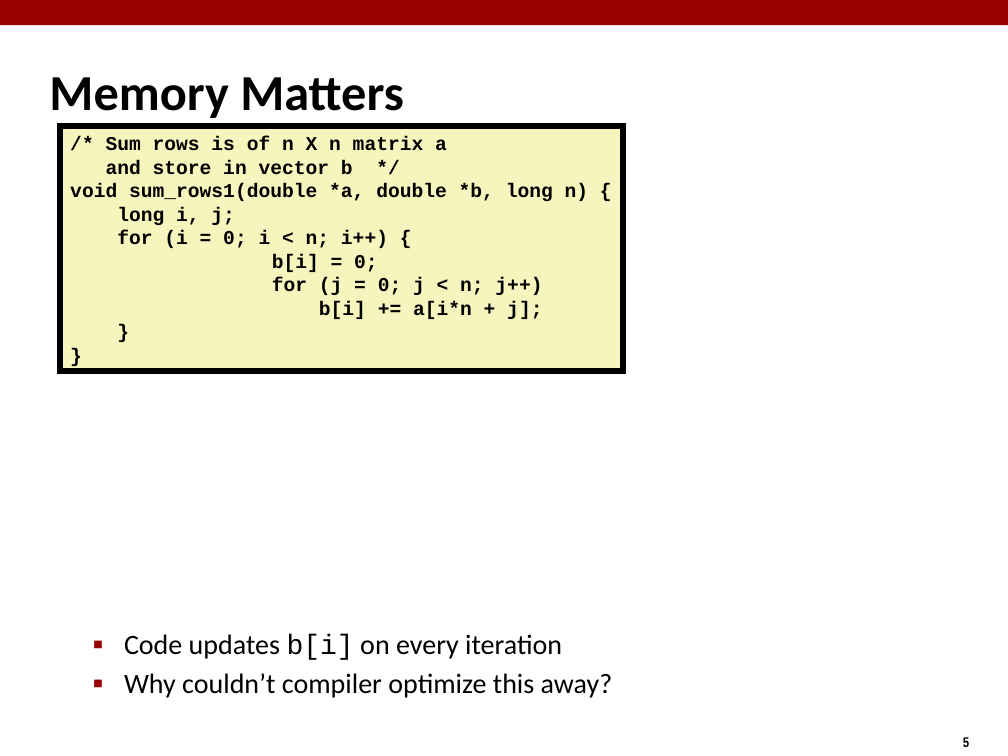
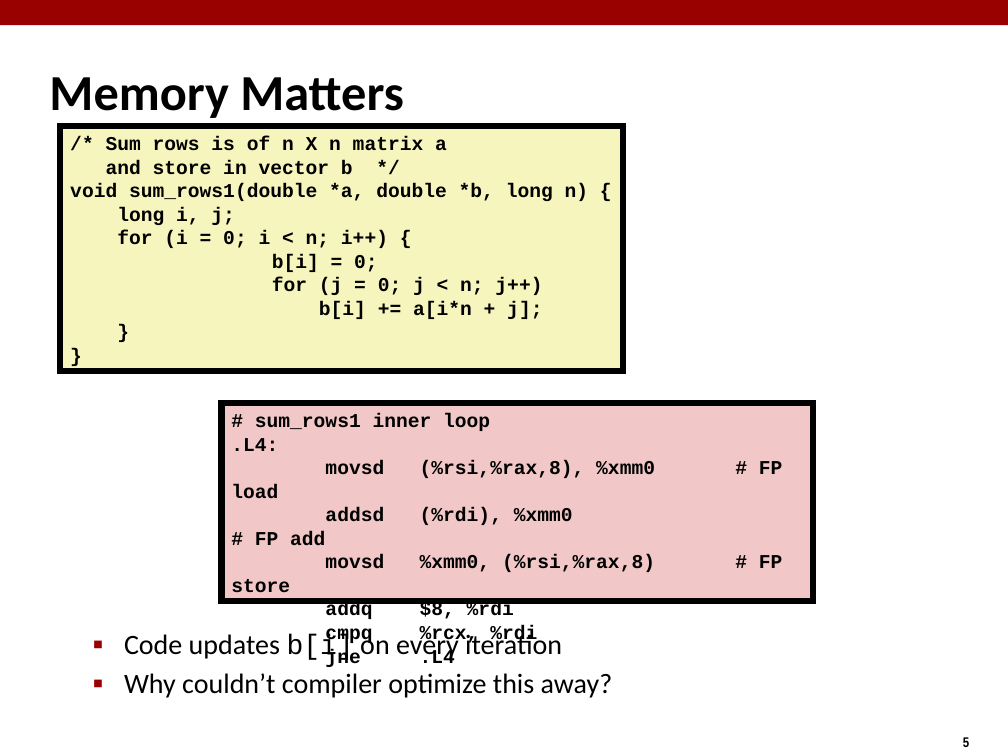
Before and after one commit to diku-compSys/compSys-e2021-pub, a slide deck: slide 5 of lectures/210922_performance_and_memory/slides.odp. Drawn at 1008x756 pixels with LibreOffice and Linux fonts; fonts in the diff are those of the drawing. Boxes give left, top, right and bottom in pixels: in the first picture for what was removed or moved away, otherwise in the second. Text is boxed around its words. In the diff, an @@ line names an element or a change of style, - is before the commit and + after.

Commit message:
Updates.

```diff
--- a/lectures/210922_performance_and_memory/slides.odp
+++ b/lectures/210922_performance_and_memory/slides.odp
@@ rectangle added at [222, 403, 813, 601], fill #F1C7C7, outline #000000 4.51 pt, 14 pt, text #000000, bold @@
+# sum_rows1 inner loop
+.L4:
+movsd (%rsi,%rax,8), %xmm0 # FP load
+addsd (%rdi), %xmm0 # FP add
+movsd %xmm0, (%rsi,%rax,8) # FP store
+addq $8, %rdi
+cmpq %rcx, %rdi
+jne .L4
```
Also in this commit, not shown: 4 other slides changed, 4 slides removed.
